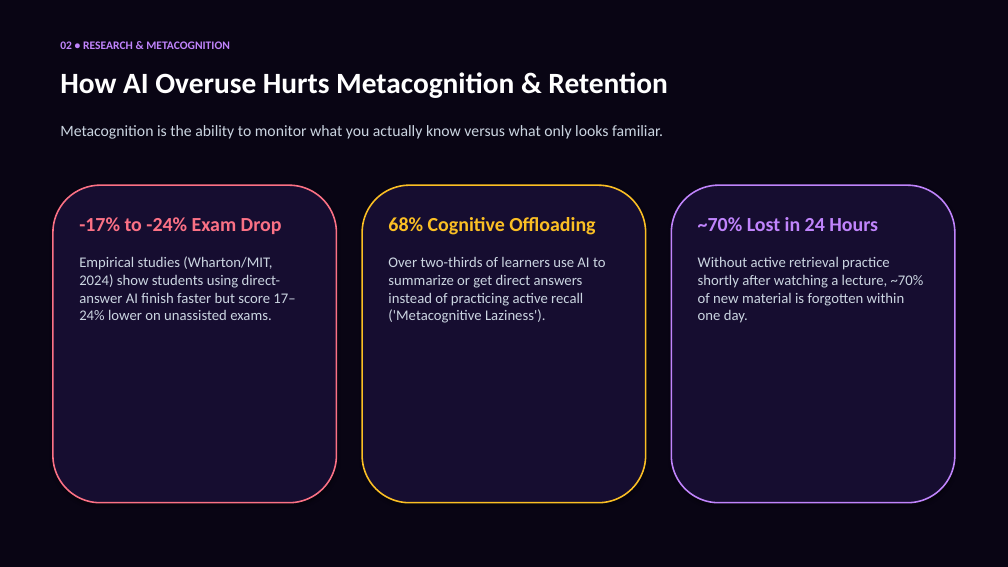
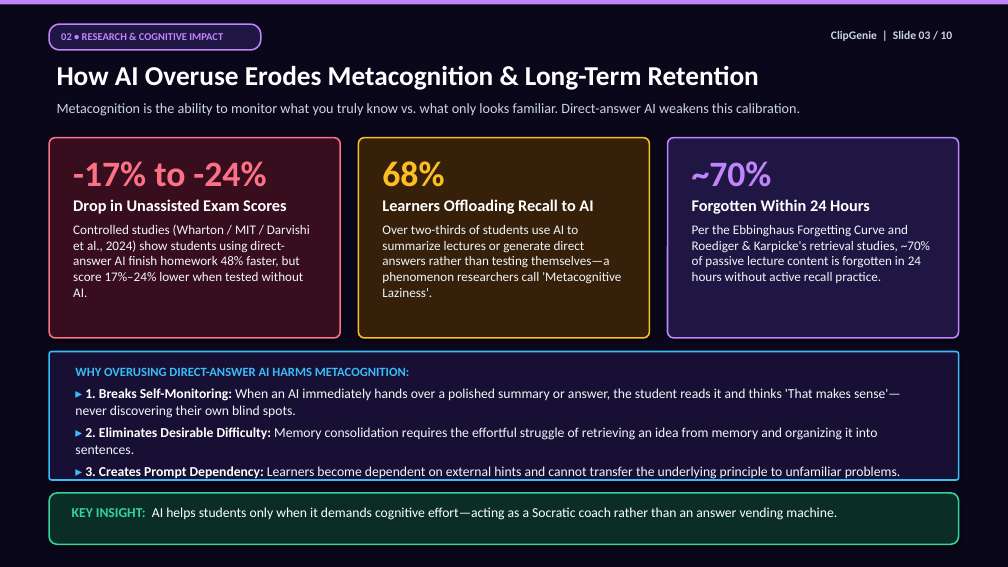
Before and after one commit to ansnaeemcodes/clipgenie, a slide deck: slide 3 of ClipGenie_Presentation.pptx. Drawn at 1008x567 pixels with LibreOffice and Linux fonts; fonts in the diff are those of the drawing. Boxes give left, top, right and bottom in pixels: in the first picture for what was removed or moved away, otherwise in the second. Text is boxed around its words. In the diff, an @@ line names an element or a change of style, - is before the commit and + after.

Commit message:
design(deck): redesign pitch deck with high-contrast typography, multi-layout slides, and structured points

```diff
--- a/ClipGenie_Presentation.pptx
+++ b/ClipGenie_Presentation.pptx
@@ rectangle at (0, 0, 1008, 567): fill #090514 to #0B071A @@
@@ rectangle added at (0, 0, 1008, 5), fill #C084FC @@
@@ rounded rectangle added at (49, 24, 261, 50), fill #201644, outline #C084FC 1.5 pt, 10 pt, text #C084FC, bold @@
+02 • RESEARCH & COGNITIVE IMPACT
@@ text removed at (60, 41, 230, 49) @@
-02 • RESEARCH & METACOGNITION
@@ text added at (831, 31, 953, 41), 11 pt, text #CBD5E1, bold @@
+ClipGenie | Slide 03 / 10
@@ text at (57, 66, 759, 90): text changed; size 28 to 26 pt @@
-How AI Overuse Hurts Metacognition & Retention
+How AI Overuse Erodes Metacognition & Long-Term Retention
@@ text at (57, 103, 800, 116): text changed; size 15 to 13.5 pt @@
-Metacognition is the ability to monitor what you actually know versus what only looks familiar.
+Metacognition is the ability to monitor what you truly know vs. what only looks familiar. Direct-answer AI weakens this calibration.
@@ rounded rectangle: place and size @@
-rounded rectangle at (362, 185, 646, 503)
+rounded rectangle at (49, 138, 340, 338)
@@ rounded rectangle at (49, 138, 340, 338): fill #160D30 to #380E1E; outline #FBBF24 1.5 pt to #FB7185 1.5 pt; proportions changed @@
@@ rounded rectangle: place and size @@
-rounded rectangle at (671, 185, 955, 503)
+rounded rectangle at (358, 138, 650, 338)
@@ rounded rectangle at (358, 138, 650, 338): fill #160D30 to #36200A; outline #C084FC 1.5 pt to #FBBF24 1.5 pt; proportions changed @@
@@ rounded rectangle added at (668, 138, 959, 338), fill #201644, outline #C084FC 1.5 pt @@
@@ text at (73, 161, 310, 297): text changed; size 14 to 12.5 pt; text colour #CBD5E1 to #F1F5F9 @@
--17% to -24% Exam Drop
-Empirical studies (Wharton/MIT, 2024) show students using direct-answer AI finish faster but score 17–24% lower on unassisted exams.
+-17% to -24%
+Drop in Unassisted Exam Scores
+Controlled studies (Wharton / MIT / Darvishi et al., 2024) show students using direct-answer AI finish homework 48% faster, but score 17%–24% lower when tested without AI.
@@ text at (382, 161, 621, 297): text changed; size 14 to 12.5 pt; text colour #CBD5E1 to #F1F5F9 @@
-68% Cognitive Offloading
-Over two-thirds of learners use AI to summarize or get direct answers instead of practicing active recall ('Metacognitive Laziness').
+68%
+Learners Offloading Recall to AI
+Over two-thirds of students use AI to summarize lectures or generate direct answers rather than testing themselves—a phenomenon researchers call 'Metacognitive Laziness'.
@@ text added at (692, 161, 930, 283), 12.5 pt, text #F1F5F9 @@
+~70%
+Forgotten Within 24 Hours
+Per the Ebbinghaus Forgetting Curve and Roediger & Karpicke's retrieval studies, ~70% of passive lecture content is forgotten in 24 hours without active recall practice.
@@ rounded rectangle removed at (53, 185, 337, 503) @@
@@ text removed at (698, 217, 924, 323) @@
-~70% Lost in 24 Hours
-Without active retrieval practice shortly after watching a lecture, ~70% of new material is forgotten within one day.
@@ rounded rectangle added at (49, 352, 959, 480), fill #181034, outline #38BDF8 1.5 pt @@
@@ text added at (75, 367, 901, 481), 13 pt, text #F1F5F9 @@
+WHY OVERUSING DIRECT-ANSWER AI HARMS METACOGNITION:
+▸ 1. Breaks Self-Monitoring: When an AI immediately hands over a polished summary or answer, the student reads it and thinks 'That makes sense'—never discovering their own blind spots.
+▸ 2. Eliminates Desirable Difficulty: Memory consolidation requires the effortful struggle of retrieving an idea from memory and organizing it into sentences.
+▸ 3. Creates Prompt Dependency: Learners become dependent on external hints and cannot transfer the underlying principle to unfamiliar problems.
@@ rounded rectangle added at (49, 493, 959, 544), fill #0A2E26, outline #34D399 1.5 pt @@
@@ text added at (72, 507, 837, 520), 13 pt, text #FFFFFF @@
+KEY INSIGHT: AI helps students only when it demands cognitive effort—acting as a Socratic coach rather than an answer vending machine.
```
Also in this commit, not shown: 5 other slides changed, 4 slides added, 4 slides removed, 5 other files.
